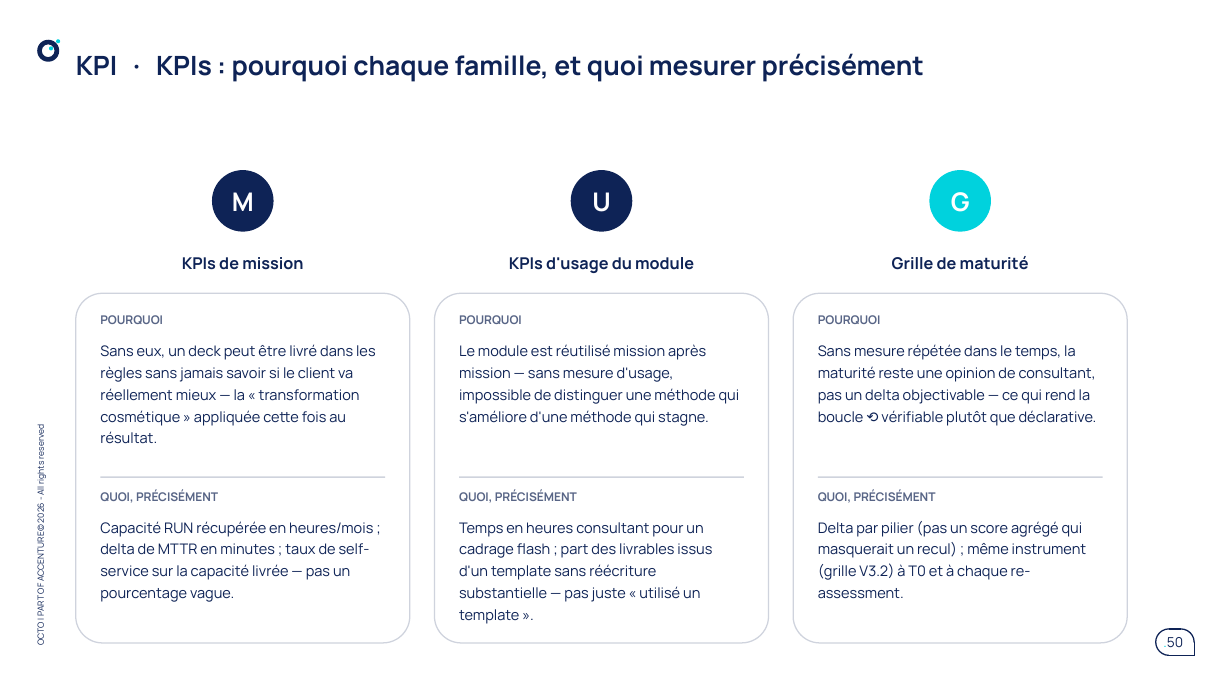
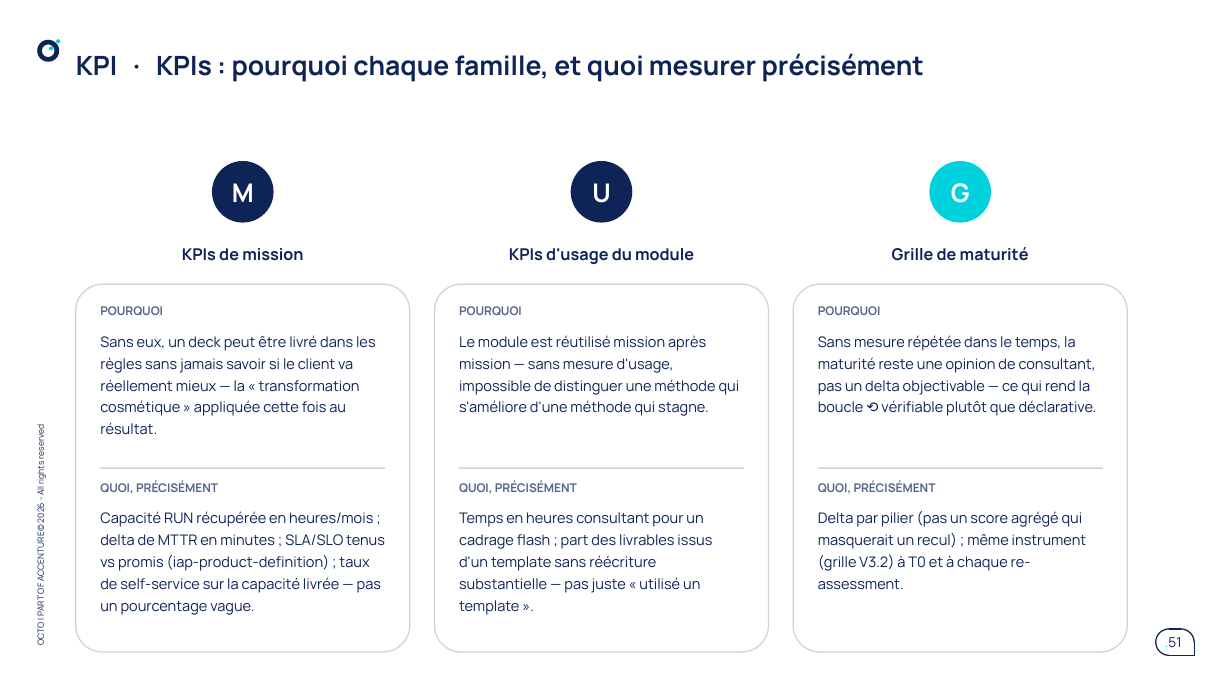
Before and after one commit to claudecamus-dot/Vscode3, a slide deck: slide 51 of docs/cadrage-ppt/bmad-iap-cadrage-synthese.pptx (slide 50 before the commit). Drawn at 1232x693 pixels with LibreOffice and Linux fonts; fonts in the diff are those of the drawing. Boxes give left, top, right and bottom in pixels: in the first picture for what was removed or moved away, otherwise in the second. Text is boxed around its words. In the diff, an @@ line names an element or a change of style, - is before the commit and + after.

```diff
--- a/docs/cadrage-ppt/bmad-iap-cadrage-synthese.pptx
+++ b/docs/cadrage-ppt/bmad-iap-cadrage-synthese.pptx
@@ rounded rectangle: place and size @@
-rounded rectangle at (75,293,409,643)
+rounded rectangle at (75,285,409,653)
@@ rounded rectangle: place and size @@
-rounded rectangle at (435,293,769,643)
+rounded rectangle at (435,285,769,653)
@@ rounded rectangle: place and size @@
-rounded rectangle at (793,293,1127,643)
+rounded rectangle at (793,285,1127,653)
@@ 15 texts, 3 rounded rectangles, 3 rectangles: place and size @@
-15 texts, 3 rounded rectangles, 3 rectangles at (100,170,1103,503)
+15 texts, 3 rounded rectangles, 3 rectangles at (100,161,1103,494)
@@ text "Temps en heures consultant pour ...": place and size @@
-text "Temps en heures consultant pour ..." at (459,522,712,624)
+text "Temps en heures consultant pour ..." at (459,512,712,615)
@@ text "Delta par pilier (pas un ...": place and size @@
-text "Delta par pilier (pas un ..." at (818,521,1087,599)
+text "Delta par pilier (pas un ..." at (818,511,1087,590)
@@ text at (100,511,385,615): text changed @@
-Capacité RUN récupérée en heures/mois ; delta de MTTR en minutes ; taux de self-service sur la capacité livrée — pas un pourcentage vague.
+Capacité RUN récupérée en heures/mois ; delta de MTTR en minutes ; SLA/SLO tenus vs promis (iap-product-definition) ; taux de self-service sur la capacité livrée — pas un pourcentage vague.
@@ page number at (1165,637,1182,647): text changed @@
-.50
+.51
```
Also in this commit, not shown: 2 other slides changed, 1 slide added, 2 other files.
